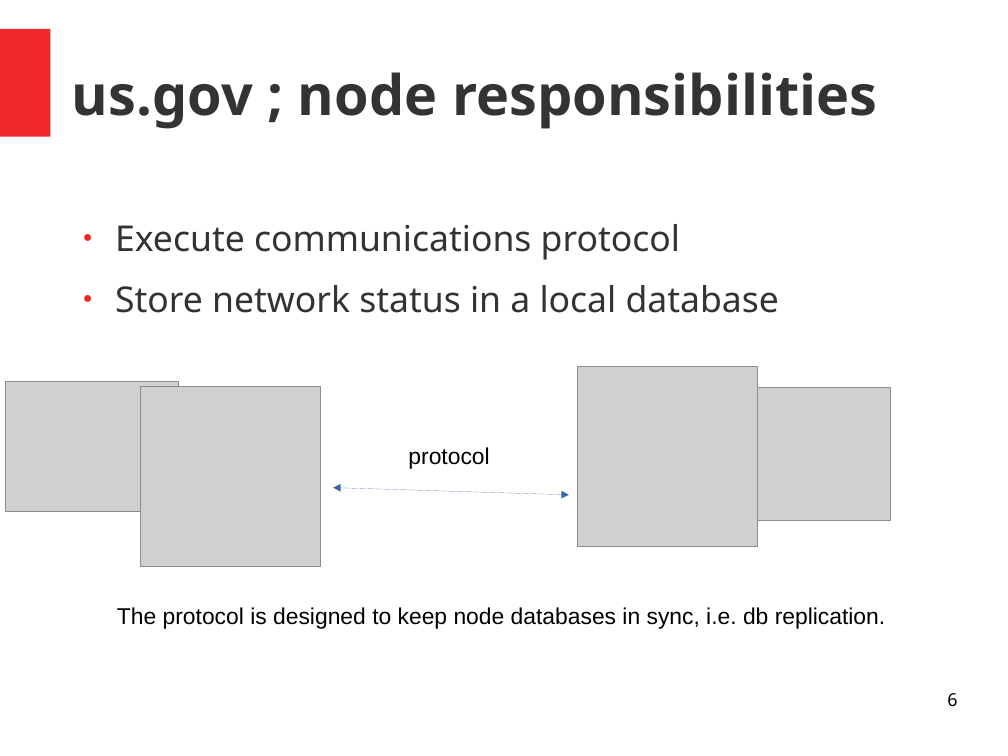
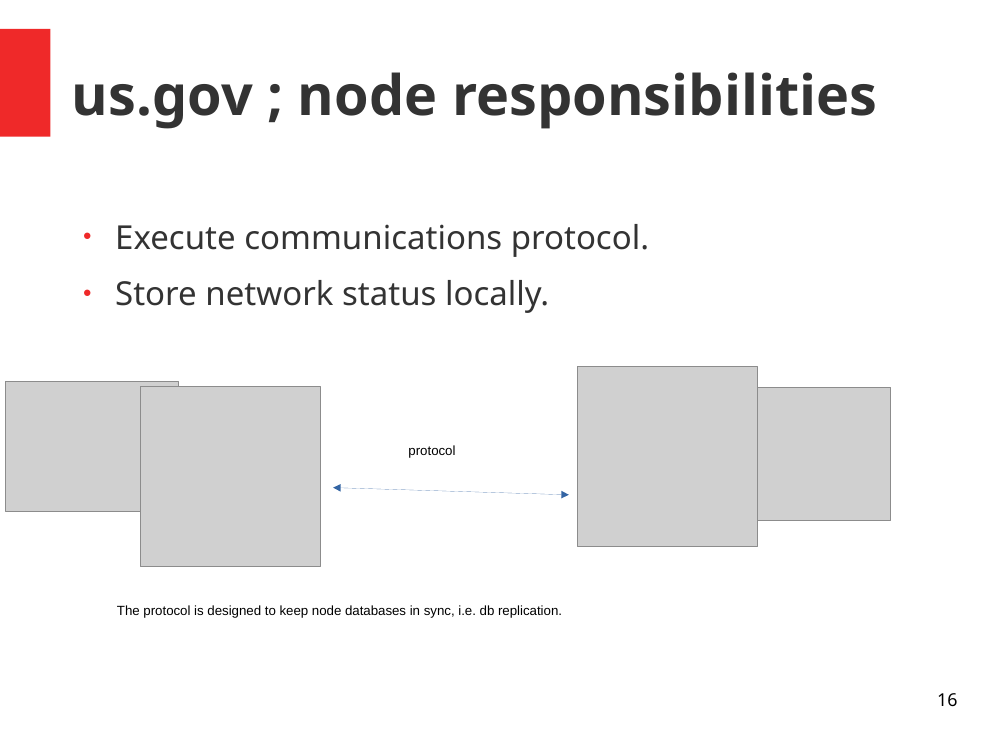
Before and after one commit to RedSkiesIO/ac-core-doc, a slide deck: slide 16 of us.gov.odp (slide 6 before the commit). Drawn at 1008x756 pixels with LibreOffice and Linux fonts; fonts in the diff are those of the drawing; grey boxes stand for pictures. Boxes give left, top, right and bottom in pixels: in the first picture for what was removed or moved away, otherwise in the second. Text is boxed around its words. In the diff, an @@ line names an element or a change of style, - is before the commit and + after.

```diff
--- a/us.gov.odp
+++ b/us.gov.odp
@@ text at [115, 224, 649, 313]: text changed; size 28 to 26 pt @@
-● Execute communications protocol
-● Store network status in a local database
+● Execute communications protocol.
+● Store network status locally.
@@ text "protocol" at [408, 445, 455, 458]: size 18 to 10.5 pt @@
@@ text "The protocol is designed to ..." at [117, 605, 562, 618]: size 18 to 10.5 pt @@
@@ page number at [937, 693, 957, 707]: text changed @@
-6
+16
```
Also in this commit, not shown: 11 other slides changed, 17 slides added.
